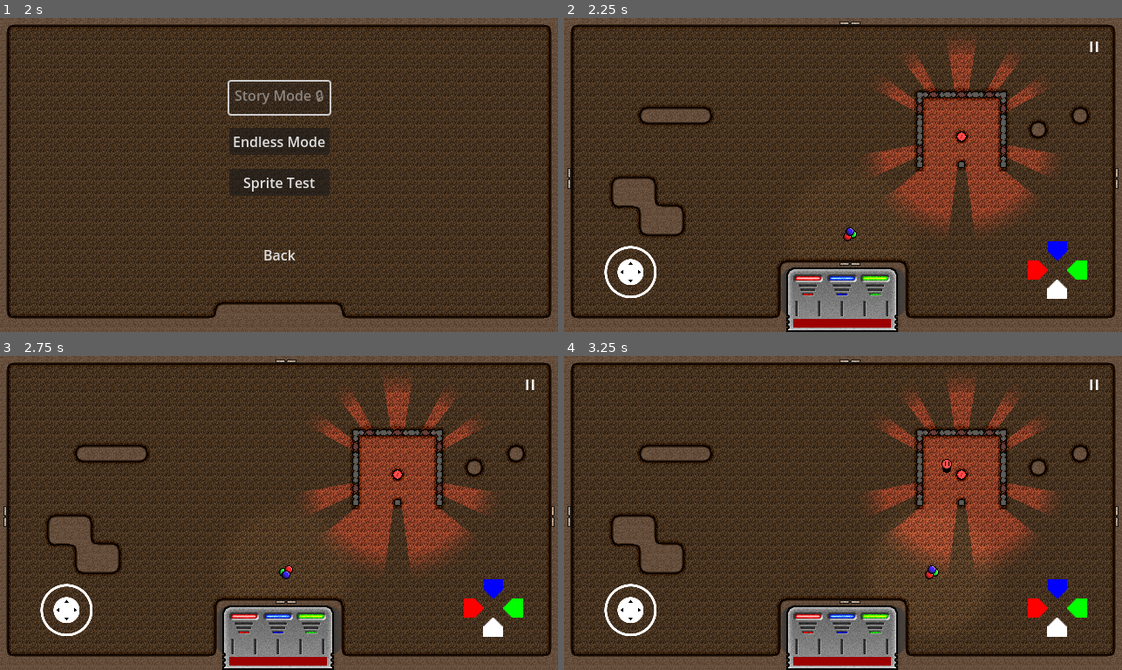
Above: before the commit, frames 1-4 (two rows, left to right).
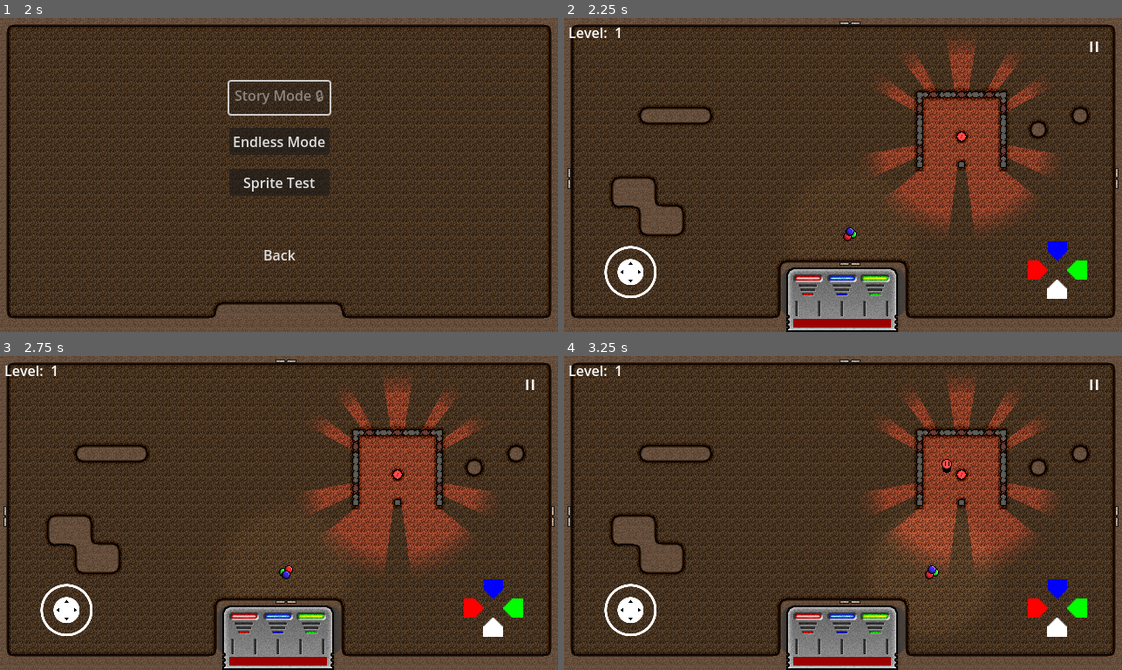
Above: after the commit, the same moments.

Repository: Degenerate-Games/shadows-below
Game: Godot game, scene res://scenes/menus/main_menu.tscn
Same seed, same stepped clock (60 frames per second), same inputs: the game is played once before the commit and once after it. Sound files missing from this copy of the repository are replaced by a short silence.
Inputs (mouse positions are in pixels of both pictures, inside the frame that each line leads up to):
- Up to frame 1 (2 s): click (279, 206) at 0.5 s; click (279, 206) at 1.25 s
- Up to frame 2 (2.25 s): click "Endless Mode" at 2 s
- Up to frame 3 (2.75 s): no input
- Up to frame 4 (3.25 s): tap Enter at 2.75 s; move the mouse to (965, 497) at 2.77 s; hold D (move_right) from 2.78 s (still down); tap B (bake) at 2.85 s; click (965, 497) at 2.92 s

Frame 1 is identical in both runs. In frame 2, 0.1% of the frame differs, in the area x 0-10%, y 3-7%; in frame 3, 0.1%; in frame 4, 0.1%.

Commit message:
Add Level Counter

Diff:
--- a/scenes/ui/hud.tscn
+++ b/scenes/ui/hud.tscn
@@ -6,6 +6,7 @@
 [ext_resource type="Texture2D" uid="uid://kbgg37vs570l" path="res://assets/ui/pause_button_pressed.png" id="4_5o5eb"]
 [ext_resource type="Texture2D" uid="uid://bkr2ona3y1u2k" path="res://assets/ui/d-pad.png" id="4_73twt"]
 [ext_resource type="Texture2D" uid="uid://cj1kt0i4s66jn" path="res://assets/ui/d-pad_pressed.png" id="5_ubflk"]
+[ext_resource type="Script" path="res://scripts/ui/LevelContainer.gd" id="7_f5y7q"]
 
 [sub_resource type="CircleShape2D" id="CircleShape2D_5k4sh"]
 radius = 7.0
@@ -126,3 +127,19 @@
 offset_right = 40.0
 offset_bottom = 40.0
 color = Color(0.611765, 0, 0, 1)
+
+[node name="LevelContainer" type="VFlowContainer" parent="."]
+layout_mode = 0
+offset_left = 5.0
+offset_top = 5.0
+offset_right = 68.0
+offset_bottom = 45.0
+script = ExtResource("7_f5y7q")
+
+[node name="Label" type="Label" parent="LevelContainer"]
+layout_mode = 2
+text = "Level: "
+
+[node name="Value" type="Label" parent="LevelContainer"]
+layout_mode = 2
+text = "1"
--- a/scripts/levels/endless.gd
+++ b/scripts/levels/endless.gd
@@ -22,6 +22,7 @@
 
 func generate_room() -> Node2D:
 	var room = LevelGenerator.generate_room(difficulty)
+	get_tree().get_first_node_in_group("HUD").get_node("LevelContainer").set_level(difficulty - 4)
 	difficulty += 1
 	return room
 
--- /dev/null
+++ b/scripts/ui/LevelContainer.gd
@@ -0,0 +1,5 @@
+extends VFlowContainer
+
+
+func set_level(level: int):
+	$Value.text = str(level)
Not shown: 1 places in scenes/ui/hud.tscn that only renumber resources
